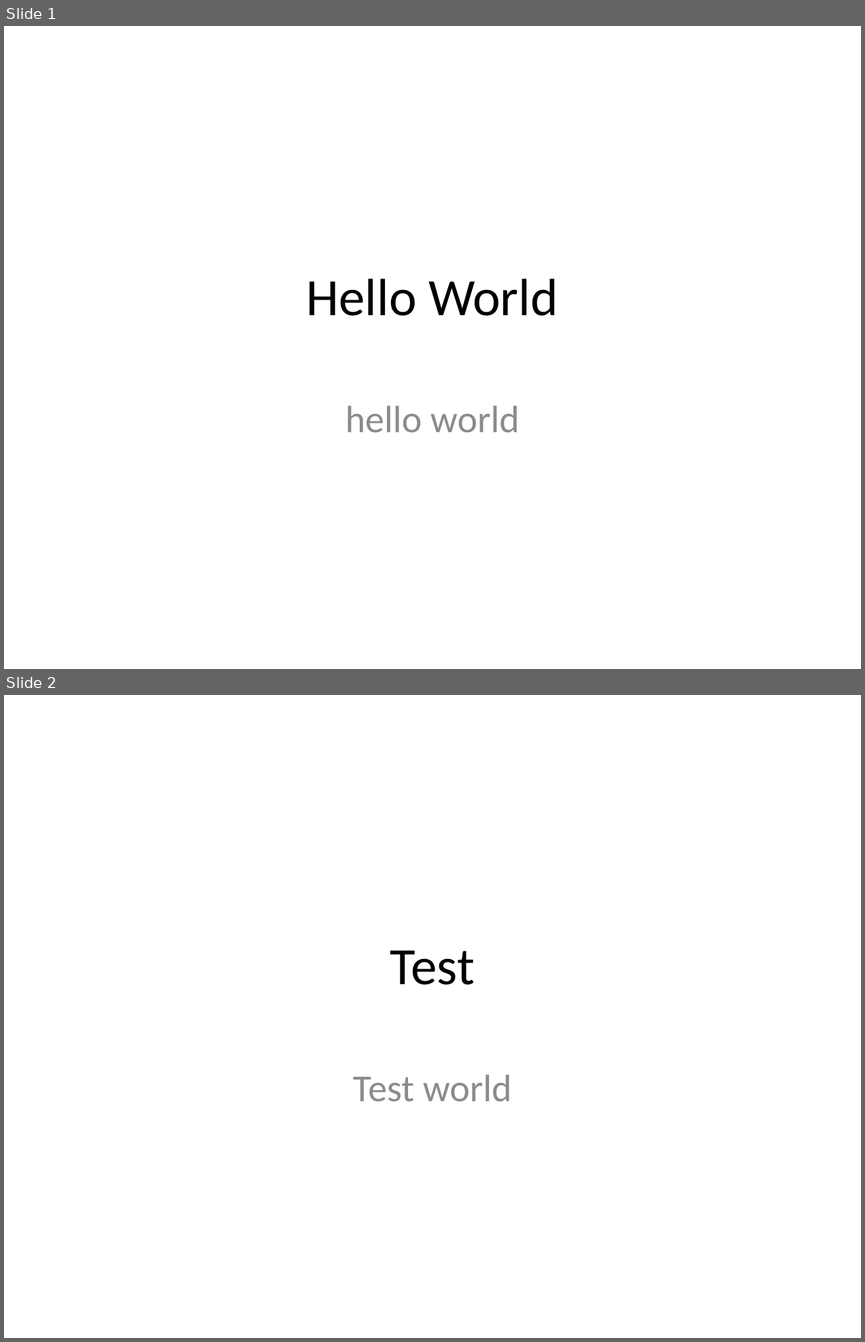
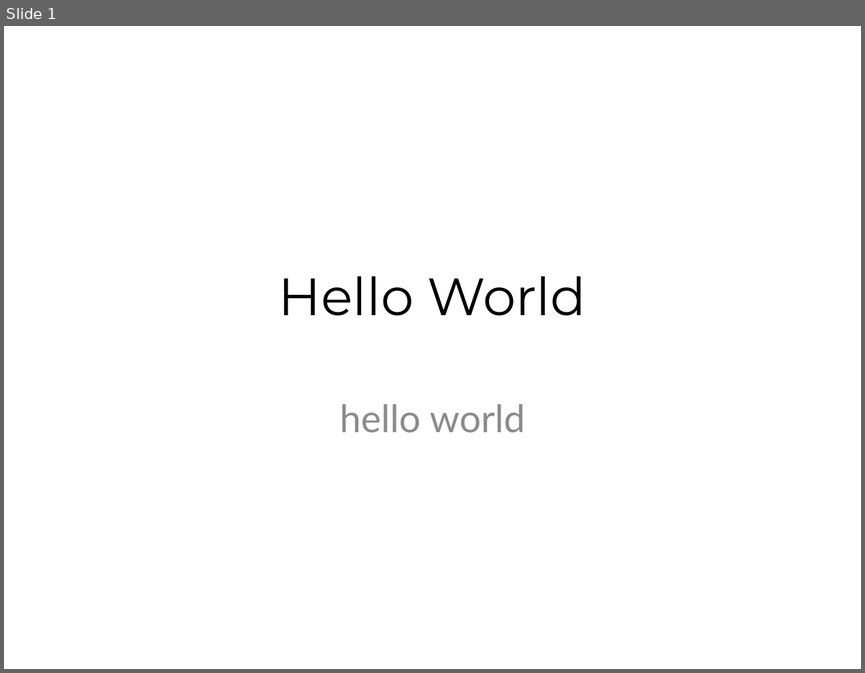
Before and after one commit to Jo0001/GitHubTest, a slide deck: Hello World.pptx. Shown one above the other, each under a label of ours: slides 1 and 2 before the commit, slide 1 after it. The pictures are 865x1342 and 865x673 pixels, drawn with LibreOffice and Linux fonts; fonts in the diff are those of the drawing. Boxes give left, top, right and bottom in pixels: in the first picture for what was removed or moved away, otherwise in the second. Text is boxed around its words. In the diff, an @@ line names an element or a change of style, - is before the commit and + after.

Commit message:
test#3

```diff
--- a/Hello World.pptx
+++ b/Hello World.pptx
@@ slide 2 removed at (4,695,861,1338), background #FFFFFF @@
@@ title removed at (390,950,475,985) @@
-Test
@@ subtitle removed at (353,1074,512,1102) @@
-Test world
@@ slide 1 changed as well @@
@@ title "Hello World" at (279,276,586,316): font Calibri to Montserrat @@
@@ subtitle "hello world" at (340,404,525,433): font Calibri to Lato @@
```
